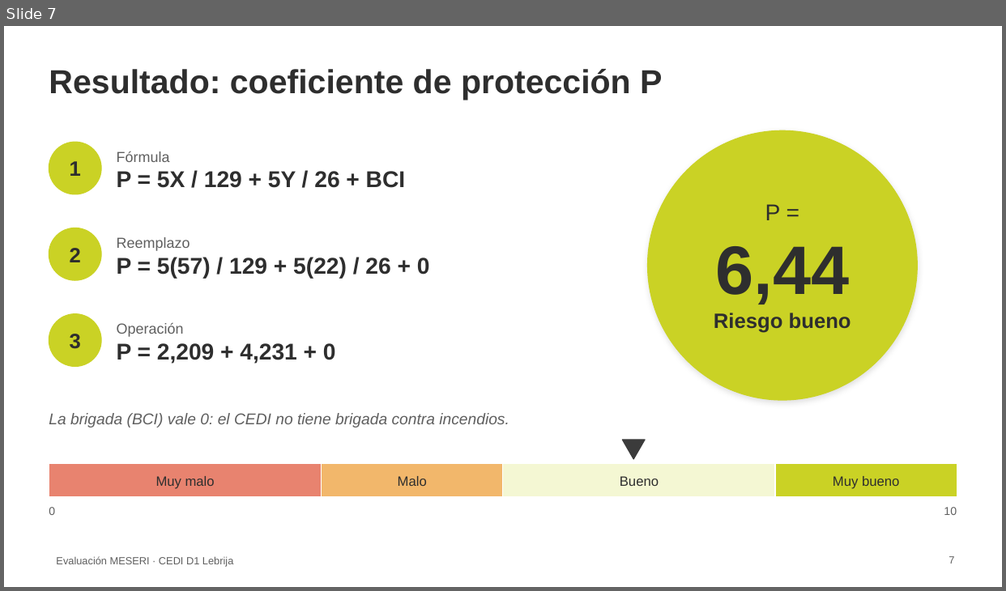
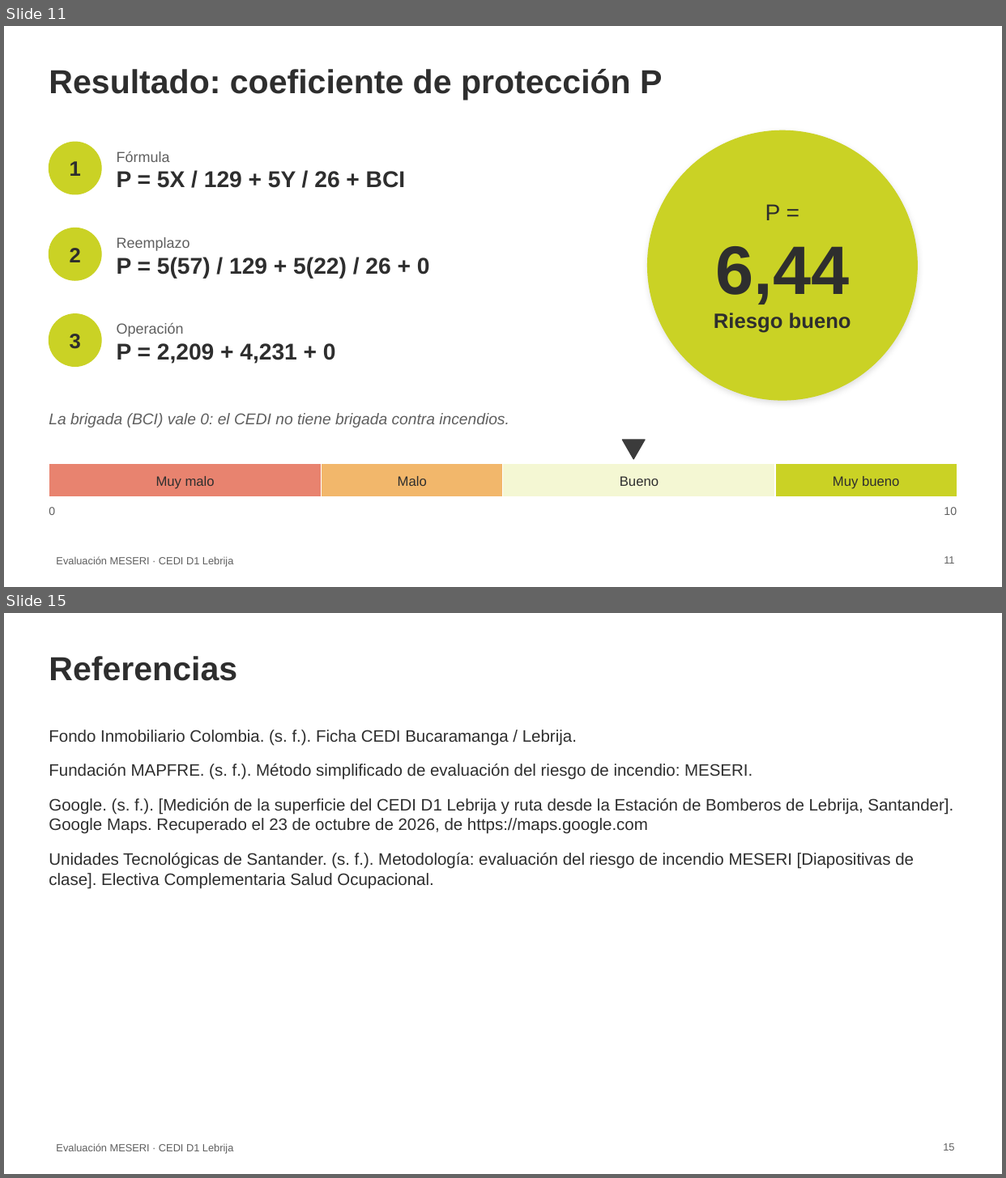
Before and after one commit to bgrados31/cedi-d1-lebrija, a slide deck: Angely_Osorio_SO_C2_E133_Exposicion.pptx. Shown one above the other, each under a label of ours: slide 7 before the commit, slides 11 and 15 after it; the slides between them are not shown. The pictures are 1006x591 and 1006x1178 pixels, drawn with LibreOffice and Linux fonts; fonts in the diff are those of the drawing; background and template pictures are left out. Boxes give left, top, right and bottom in pixels: in the first picture for what was removed or moved away, otherwise in the second. Text is boxed around its words. In the diff, an @@ line names an element or a change of style, - is before the commit and + after.

```diff
--- a/Angely_Osorio_SO_C2_E133_Exposicion.pptx
+++ b/Angely_Osorio_SO_C2_E133_Exposicion.pptx
@@ slide 15 added at (4, 613, 1002, 1174), background #FFFFFF; not listed: 1 template element that a slide beside it also shows @@
@@ title added at (49, 656, 237, 681), 32 pt, text #2E2E2E, bold @@
+Referencias
@@ text added at (49, 730, 953, 889), 16 pt, text #2E2E2E @@
+Fondo Inmobiliario Colombia. (s. f.). Ficha CEDI Bucaramanga / Lebrija.
+Fundación MAPFRE. (s. f.). Método simplificado de evaluación del riesgo de incendio: MESERI.
+Google. (s. f.). [Medición de la superficie del CEDI D1 Lebrija y ruta desde la Estación de Bomberos de Lebrija, Santander]. Google Maps. Recuperado el 23 de octubre de 2026, de https://maps.google.com
+Unidades Tecnológicas de Santander. (s. f.). Metodología: evaluación del riesgo de incendio MESERI [Diapositivas de clase]. Electiva Complementaria Salud Ocupacional.
@@ page number added at (943, 1144, 954, 1151), 10 pt, text #5F5F5F @@
+15
@@ what was slide 7 is now slide 11 @@
@@ page number at (944, 557, 954, 564): text changed @@
-7
+11
```
Also in this commit, not shown: 2 slides changed, 8 other slides added, 2 slides removed, 1 other file.
